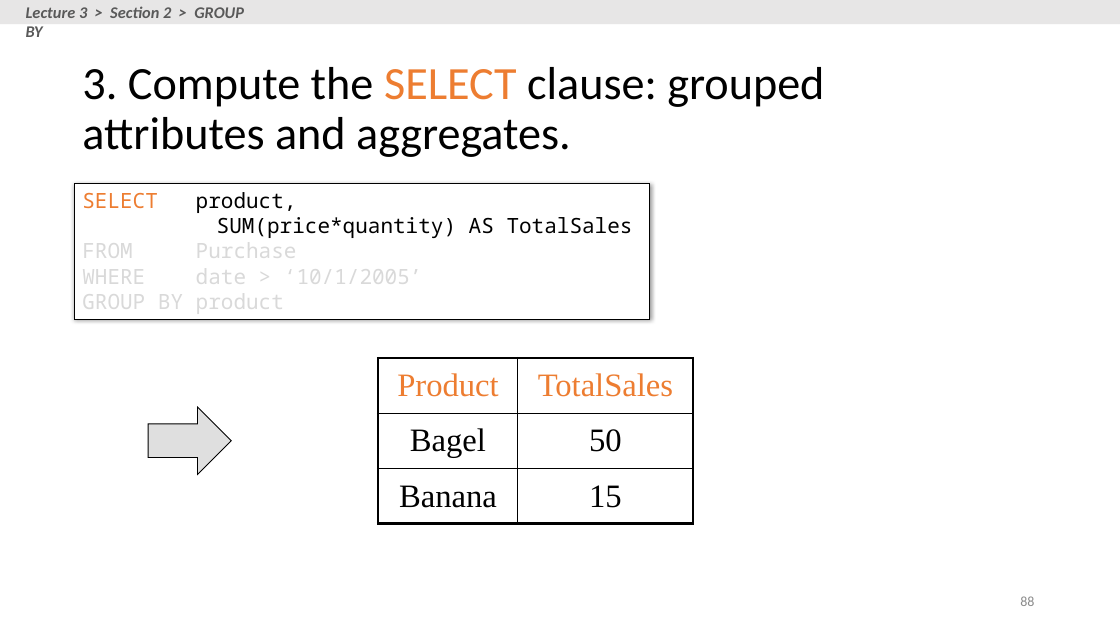
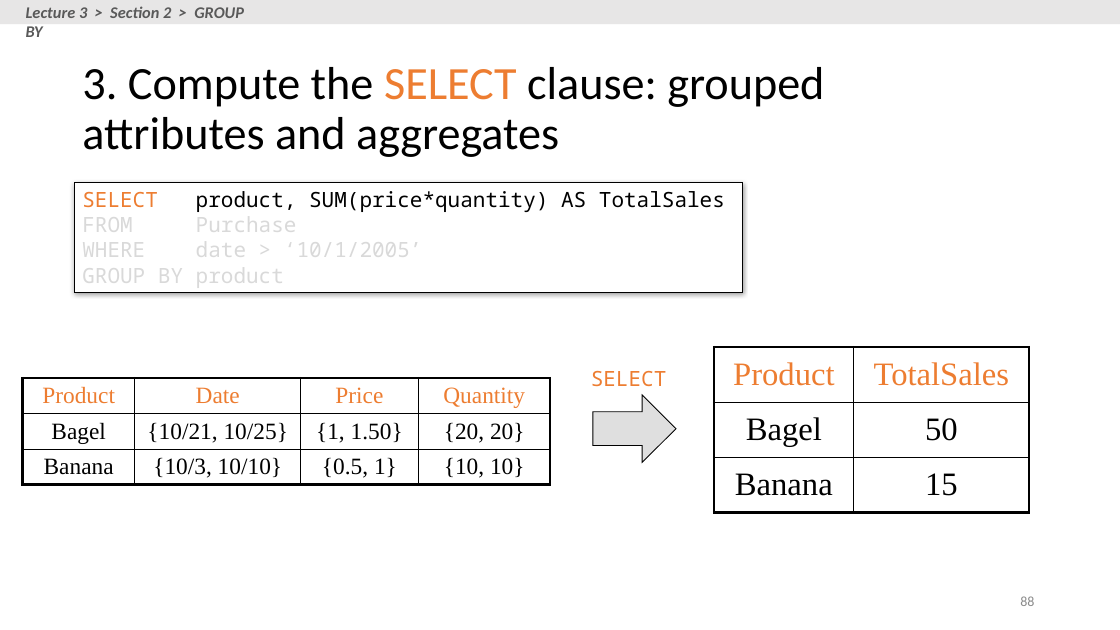
Before and after one commit to XIEQ/cs145-notebooks, a slide deck: slide 88 of lecture-2-3/Lecture_2_3_SQL.pptx. Drawn at 1120x630 pixels with LibreOffice and Linux fonts; fonts in the diff are those of the drawing. Boxes give left, top, right and bottom in pixels: in the first picture for what was removed or moved away, otherwise in the second. Text is boxed around its words. In the diff, an @@ line names an element or a change of style, - is before the commit and + after.

```diff
--- a/lecture-2-3/Lecture_2_3_SQL.pptx
+++ b/lecture-2-3/Lecture_2_3_SQL.pptx
@@ title at [82, 67, 824, 157]: text changed @@
-3. Compute the SELECT clause: grouped attributes and aggregates.
+3. Compute the SELECT clause: grouped attributes and aggregates
@@ rectangle "SELECT product, SUM(price*quantity) AS TotalSales": place and size @@
-rectangle "SELECT product, SUM(price*quantity) AS TotalSales" at [74, 183, 649, 319]
+rectangle "SELECT product, SUM(price*quantity) AS TotalSales" at [74, 182, 742, 292]
@@ text in rectangle at [82, 191, 725, 212]: text changed @@
-SELECT product,
-SUM(price*quantity) AS TotalSales
+SELECT product, SUM(price*quantity) AS TotalSales
@@ table: place and size @@
-table at [378, 358, 693, 523]
+table at [714, 347, 1029, 513]
@@ table added at [23, 378, 550, 487], 3 rows, 4 columns @@
+Product | Date | Price | Quantity
+Bagel | {10/21, 10/25} | {1, 1.50} | {20, 20}
+Banana | {10/3, 10/10} | {0.5, 1} | {10, 10}
@@ text added at [591, 371, 667, 386], 18 pt, text #ED7D31 @@
+SELECT
@@ right arrow: place and size @@
-right arrow at [148, 408, 231, 475]
+right arrow at [593, 395, 676, 462]
```
Also in this commit, not shown: 49 other slides changed, 7 other files.
